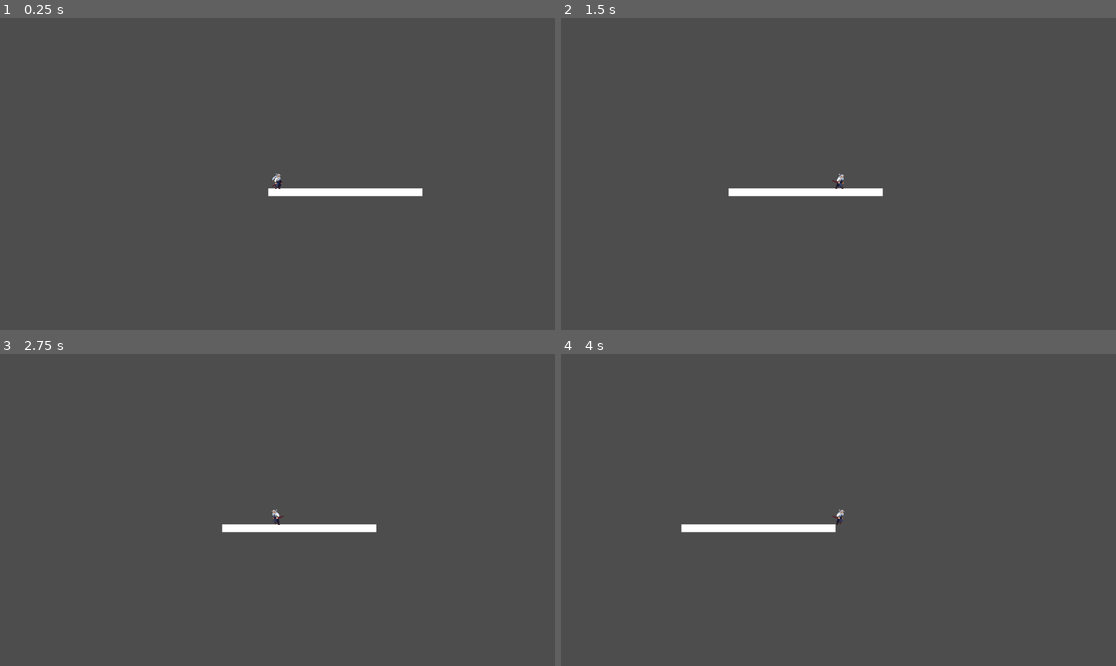
Above: before the commit, frames 1-4 (two rows, left to right).
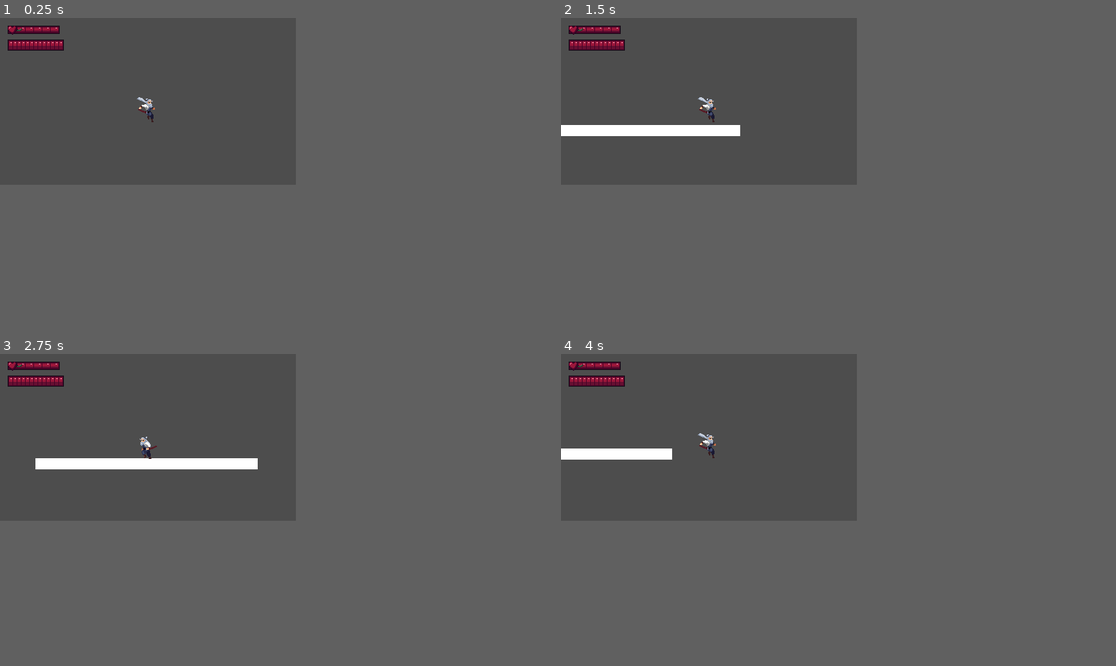
Above: after the commit, the same moments.

Repository: bxrgman/street-fight
Game: Godot game, scene res://scenes/levels/Level01.tscn
The game is run twice, just before and just after one commit, with the same random seed, the same clock (stepped at 60 frames per second) and the same inputs.
Inputs:
- Up to frame 1 (0.25 s): no input
- Up to frame 2 (1.5 s): tap Enter (ui_accept) at 0.5, 0.77 s; hold X (attack_heavy) 0.53-1.28 s; hold Right (ui_right) from 0.53 s (still down); tap Shift (dash) at 0.8, 1.35 s
- Up to frame 3 (2.75 s): tap Enter (ui_accept) at 1.52 s; tap X (attack_heavy) at 1.55 s; release Right (ui_right) at 2.03 s; hold Left (ui_left) from 2.03 s (still down); hold X (attack_heavy) from 2.03 s (still down); tap Shift (dash) at 2.3 s
- Up to frame 4 (4 s): release Left (ui_left) at 2.78 s; release X (attack_heavy) at 2.78 s; hold Right (ui_right) from 2.78 s (still down); tap Z (attack_light) at 2.85 s; tap Enter (ui_accept) at 3.02, 3.77 s; tap X (attack_heavy) at 3.05 s; tap Shift (dash) at 3.6 s
In our replay, the window is 799x449 before the commit and 426x240 after it. These sizes can differ from the game's own. Grey fills any space a smaller window leaves; there, only what the larger window draws over its background counts as a difference.

The runs differ from the first frame. In frame 1, 1.5% of the frame differs, in the area x 1-77%, y 2-58%; in frame 2, 2.7%; in frame 3, 2.9%, in the area x 1-68%, y 2-58%; in frame 4, 2.2%.

Commit message:
special attack rules: stun block, health gate, input buffer fix

Diff:
--- a/project.godot
+++ b/project.godot
@@ -14,6 +14,12 @@
 run/main_scene="uid://cm0tqjrybhwo7"
 config/features=PackedStringArray("4.6", "Forward Plus")
 config/icon="res://icon.svg"
+
+[display]
+
+window/size/viewport_width=426
+window/size/viewport_height=240
+window/stretch/mode="canvas_items"
 
 [input]
 
--- a/scenes/levels/Level01.tscn
+++ b/scenes/levels/Level01.tscn
@@ -1,6 +1,7 @@
 [gd_scene format=3 uid="uid://cm0tqjrybhwo7"]
 
 [ext_resource type="PackedScene" uid="uid://dcvy2wivh6uup" path="res://scenes/player/Player.tscn" id="1_i2pqh"]
+[ext_resource type="PackedScene" uid="uid://dddevlvu0gl31" path="res://scenes/ui/HUD.tscn" id="2_gsbbr"]
 
 [sub_resource type="RectangleShape2D" id="RectangleShape2D_0idui"]
 size = Vector2(320, 16)
@@ -8,6 +9,7 @@
 [node name="Level01" type="Node2D" unique_id=773816931]
 
 [node name="Ground" type="StaticBody2D" parent="." unique_id=1326672142]
+position = Vector2(0, 200)
 
 [node name="CollisionShape2D" type="CollisionShape2D" parent="Ground" unique_id=860719100]
 position = Vector2(194, 160)
@@ -20,4 +22,6 @@
 offset_bottom = 168.0
 
 [node name="Player" parent="." unique_id=1621257842 instance=ExtResource("1_i2pqh")]
-position = Vector2(53, 133)
+position = Vector2(100, 100)
+
+[node name="Hud" parent="." unique_id=271866720 instance=ExtResource("2_gsbbr")]
--- a/scenes/player/Player.tscn
+++ b/scenes/player/Player.tscn
@@ -1358,4 +1358,4 @@
 position = Vector2(0, -2)
 sprite_frames = SubResource("SpriteFrames_arqi6")
 animation = &"attack_3"
-frame_progress = 0.5838216
+frame_progress = 0.28456444
--- /dev/null
+++ b/scenes/ui/HUD.tscn
@@ -0,0 +1,30 @@
+[gd_scene format=3 uid="uid://dddevlvu0gl31"]
+
+[ext_resource type="Texture2D" uid="uid://bjvgx545m3xwv" path="res://assets/sprites/HUD/bar_full.png" id="1_1etfg"]
+[ext_resource type="Texture2D" uid="uid://c43hppnppwv6j" path="res://assets/sprites/HUD/karma_bar.png" id="2_7hsmw"]
+[ext_resource type="Texture2D" uid="uid://f335xogr5h53" path="res://assets/sprites/HUD/heart.png" id="3_nysna"]
+[ext_resource type="Script" uid="uid://djqdgn1vp13ck" path="res://scripts/ui/HUD.gd" id="4_ig75s"]
+
+[node name="Hud" type="CanvasLayer" unique_id=271866720]
+script = ExtResource("4_ig75s")
+
+[node name="HealthBar" type="TextureRect" parent="." unique_id=1801081522]
+offset_left = 10.0
+offset_top = 10.0
+offset_right = 87.0
+offset_bottom = 24.0
+texture = ExtResource("1_1etfg")
+
+[node name="Heart" type="TextureRect" parent="." unique_id=1238718900]
+offset_left = 10.0
+offset_top = 10.0
+offset_right = 33.0
+offset_bottom = 25.0
+texture = ExtResource("3_nysna")
+
+[node name="KarmaBar" type="TextureProgressBar" parent="." unique_id=1219482559]
+offset_left = 10.0
+offset_top = 30.0
+offset_right = 93.0
+offset_bottom = 48.0
+texture_progress = ExtResource("2_7hsmw")
--- a/scripts/player/Player.gd
+++ b/scripts/player/Player.gd
@@ -12,14 +12,14 @@
 # --- Combat Constants ---
 const ATTACK_DURATION = 0.45
 const SPECIAL_ATTACK_DURATION = 0.8
-const SPECIAL_ATTACK_HEALTH_COST = 25.0
 const COMBO_RESET_TIME = 0.6
 
 # --- Karma Constants ---
 const KARMA_MAX = 100.0
 const KARMA_LIGHT_GAIN = 8.0
-const KARMA_SPECIAL_GAIN = 25.0
+const KARMA_SPECIAL_GAIN = 60.0
 const KARMA_DECAY_RATE = 12.0
+const KARMA_DECAY_DASH_MULTIPLIER = 3.0
 const KARMA_OVERHEAT_DURATION = 2.0
 
 # --- Stats ---
@@ -39,15 +39,20 @@
 var current_attack = ""
 var combo_step = 0
 var combo_reset_timer = 0.0
+var special_attack_blocked = false  # Blocks buffered special input after stun
 
 # --- Nodes ---
 @onready var sprite = $AnimatedSprite2D
+
+func _ready():
+	add_to_group("player")
 
 func _physics_process(delta):
 	_handle_gravity(delta)
 	_handle_karma(delta)
 	_handle_attack(delta)
 
+	# Dash blocked during overheat
 	if not is_attacking and not is_overheated:
 		_handle_dash(delta)
 
@@ -60,12 +65,14 @@
 	move_and_slide()
 
 func _handle_gravity(delta):
+	# Apply gravity when airborne, reset when grounded
 	if not is_on_floor():
 		velocity.y = min(velocity.y + GRAVITY * delta, GRAVITY_CAP)
 	else:
 		velocity.y = 0
 
 func _handle_movement():
+	# Lock movement during ground attacks or overheat
 	if (is_attacking or is_overheated) and is_on_floor():
 		velocity.x = 0
 		return
@@ -76,18 +83,22 @@
 		velocity.x = 0
 
 func _handle_jump():
+	# Single jump, blocked during overheat
 	if Input.is_action_just_pressed("ui_accept") and is_on_floor() and not is_overheated:
 		velocity.y = JUMP_VELOCITY
 
 func _handle_dash(delta):
+	# Tick cooldown
 	if dash_cooldown_timer > 0:
 		dash_cooldown_timer -= delta
 
+	# Trigger dash
 	if Input.is_action_just_pressed("dash") and dash_cooldown_timer <= 0 and not is_dashing:
 		is_dashing = true
 		dash_timer = DASH_DURATION
 		dash_cooldown_timer = DASH_COOLDOWN
 
+	# Apply dash velocity
 	if is_dashing:
 		velocity.x = facing * DASH_SPEED
 		dash_timer -= delta
@@ -95,17 +106,25 @@
 			is_dashing = false
 
 func _handle_karma(delta):
+	# During overheat: player is stunned, tick recovery timer
 	if is_overheated:
 		overheat_timer -= delta
 		if overheat_timer <= 0:
 			is_overheated = false
-			karma = 0.0
-		return
-
+			# Block special attack until player releases and represses the button
+			special_attack_blocked = true
+		return
+
+	# Karma decays passively when not attacking
+	# Dashing recovers karma faster
 	if not is_attacking:
-		karma = max(karma - KARMA_DECAY_RATE * delta, 0.0)
+		if is_dashing:
+			karma = max(karma - KARMA_DECAY_RATE * KARMA_DECAY_DASH_MULTIPLIER * delta, 0.0)
+		else:
+			karma = max(karma - KARMA_DECAY_RATE * delta, 0.0)
 
 func _add_karma(amount: float):
+	# Add karma and trigger overheat if maxed
 	if is_overheated:
 		return
 	karma = min(karma + amount, KARMA_MAX)
@@ -116,15 +135,21 @@
 		current_attack = ""
 
 func _handle_attack(delta):
-	if is_overheated:
-		return
-
-	# Tick combo reset
+	# Clear special attack block once player releases the button
+	if special_attack_blocked and not Input.is_action_pressed("attack_heavy"):
+		special_attack_blocked = false
+
+	# Block all attacks during overheat stun
+	if is_overheated:
+		return
+
+	# Tick combo reset timer when not attacking
 	if combo_reset_timer > 0 and not is_attacking:
 		combo_reset_timer -= delta
 		if combo_reset_timer <= 0:
 			combo_step = 0
 
+	# Tick active attack duration
 	if is_attacking:
 		attack_timer -= delta
 		if attack_timer <= 0:
@@ -133,6 +158,7 @@
 			combo_reset_timer = COMBO_RESET_TIME
 		return
 
+	# Air attack — light attack only, no combo in air
 	if not is_on_floor():
 		if Input.is_action_just_pressed("attack_light"):
 			is_attacking = true
@@ -142,17 +168,28 @@
 			_add_karma(KARMA_LIGHT_GAIN)
 		return
 
+	# Special attack — blocked if:
+	# 1. Input buffered during stun
+	# 2. Health is at last segment (33 or below)
 	if Input.is_action_just_pressed("attack_heavy"):
-		if health > SPECIAL_ATTACK_HEALTH_COST:
-			health -= SPECIAL_ATTACK_HEALTH_COST
-			is_attacking = true
-			current_attack = "special_attack"
-			attack_timer = SPECIAL_ATTACK_DURATION
-			combo_step = 0
-			combo_reset_timer = 0.0
+		if special_attack_blocked:
+			return
+		if health <= 33.0:
+			return
+		if karma >= KARMA_MAX * 0.9:
+			health -= 33.0
+			health = max(health, 0.0)
+		else:
 			_add_karma(KARMA_SPECIAL_GAIN)
-		return
-
+		is_attacking = true
+		current_attack = "special_attack"
+		attack_timer = SPECIAL_ATTACK_DURATION
+		combo_step = 0
+		combo_reset_timer = 0.0
+		return
+
+	# Ground combo — Z cycles through attack_1, attack_2, attack_3
+	# Must press within COMBO_RESET_TIME window to advance combo
 	if Input.is_action_just_pressed("attack_light"):
 		combo_step = (combo_step % 3) + 1
 		current_attack = "attack_" + str(combo_step)
@@ -162,12 +199,14 @@
 		_add_karma(KARMA_LIGHT_GAIN)
 
 func _handle_facing():
+	# Flip sprite based on direction, locked during attacks
 	var dir = Input.get_axis("ui_left", "ui_right")
 	if dir != 0 and not is_attacking:
 		facing = int(sign(dir))
 		sprite.flip_h = facing == -1
 
 func _handle_animation():
+	# Priority: overheat > attacking > dashing > airborne > moving > idle
 	if is_overheated:
 		sprite.play("hurt")
 	elif is_attacking:
--- /dev/null
+++ b/scripts/ui/HUD.gd
@@ -0,0 +1,41 @@
+extends CanvasLayer
+
+@onready var health_bar = $HealthBar
+@onready var karma_bar = $KarmaBar
+@onready var heart = $Heart
+
+var player: CharacterBody2D
+
+func _ready():
+	player = get_tree().get_first_node_in_group("player")
+	print("karma_bar node: ", karma_bar)
+	print("player found: ", player)
+
+func _process(_delta):
+	if player == null:
+		return
+	_update_health()
+	_update_karma()
+	_update_heart()
+
+func _update_health():
+	var ratio = player.health / player.max_health
+	if ratio > 0.83:
+		health_bar.texture = preload("res://assets/sprites/HUD/bar_full.png")
+	elif ratio > 0.66:
+		health_bar.texture = preload("res://assets/sprites/HUD/bar_5.png")
+	elif ratio > 0.5:
+		health_bar.texture = preload("res://assets/sprites/HUD/bar_4.png")
+	elif ratio > 0.33:
+		health_bar.texture = preload("res://assets/sprites/HUD/bar_3.png")
+	elif ratio > 0.16:
+		health_bar.texture = preload("res://assets/sprites/HUD/bar_2.png")
+	else:
+		health_bar.texture = preload("res://assets/sprites/HUD/bar_1.png")
+
+func _update_karma():
+	karma_bar.max_value = 100
+	karma_bar.value = 100 - (player.karma / player.KARMA_MAX * 100)
+
+func _update_heart():
+	pass
Binary file added: assets/fonts/Wire UI.png
Binary file added: assets/sprites/HUD/Wire_UI.png
Binary file added: assets/sprites/HUD/bar_1.png
Binary file added: assets/sprites/HUD/bar_2.png
Binary file added: assets/sprites/HUD/bar_3.png
Binary file added: assets/sprites/HUD/bar_4.png
Binary file added: assets/sprites/HUD/bar_5.png
Binary file added: assets/sprites/HUD/bar_full.png
Binary file added: assets/sprites/HUD/healthbar_frame.png
Binary file added: assets/sprites/HUD/heart.png
Binary file added: assets/sprites/HUD/karma_bar.png
Not shown, added: scripts/ui/HUD.gd.uid
(and 1 more such lines)
